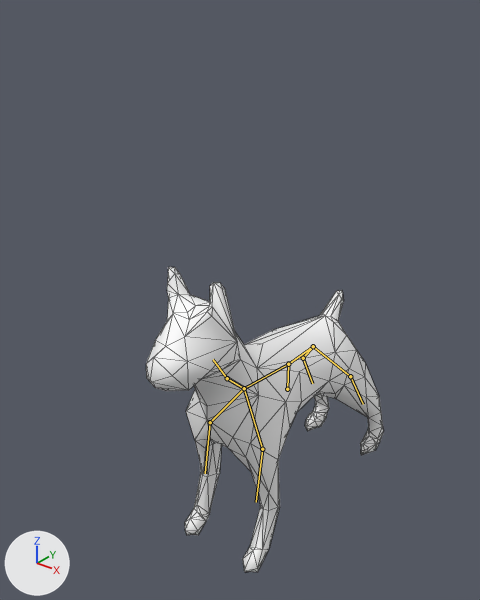
The FBX model GameData/models/enemies/dog.fbx, before and after one commit.
Both versions are drawn from a 50 mm camera at (1.43, -2.14, 2.28) aimed at (-0.13, -0.19, 1.07). The axes (+X, +Y, +Z) are drawn at lower left. The lights are the same throughout. The bones that bend it are drawn over the model as lines. Mesh edges are drawn as thin lines.

The first picture shows 'DOG'.
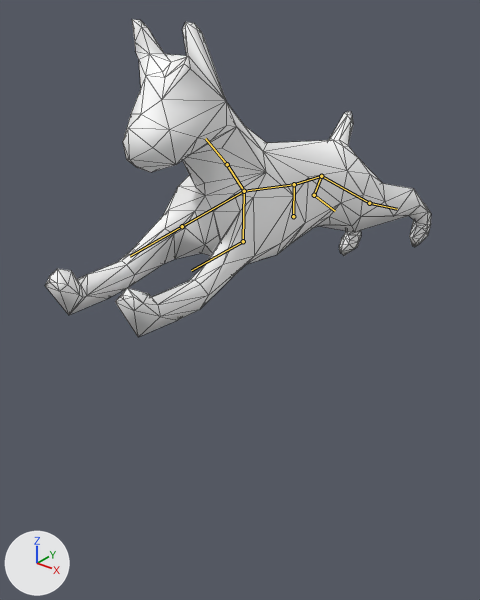
The newer file adds an action. The first version stands in its rest pose; the second is drawn at frame 10 of the action 'root|attack'.

Location of each change, [x1, y1, x2, y2] in pixels of the pictures (480 x 600 px):
'DOG', posed (63% wider)
    before: [146, 267, 383, 573]
    after: [45, 19, 431, 337]
bone 'Bone', root to tip
    before: (287, 389) to (288, 364)
    after: (293, 216) to (294, 184)
bone 'Bone.001', root to tip
    before: (288, 364) to (244, 388)
    after: (294, 184) to (244, 191)
bone 'Bone.002', root to tip
    before: (244, 388) to (262, 449)
    after: (244, 191) to (243, 241)
bone 'Bone.009', root to tip
    before: (262, 449) to (256, 502)
    after: (243, 241) to (191, 270)
bone 'Bone.003', root to tip
    before: (244, 388) to (210, 422)
    after: (244, 191) to (182, 226)
bone 'Bone.010', root to tip
    before: (210, 422) to (205, 473)
    after: (182, 226) to (130, 256)
bone 'Bone.011', root to tip
    before: (244, 388) to (227, 378)
    after: (244, 191) to (227, 164)
bone 'Bone.012', root to tip
    before: (227, 378) to (213, 359)
    after: (227, 164) to (205, 138)
bone 'Bone.004', root to tip
    before: (288, 364) to (313, 346)
    after: (294, 184) to (321, 176)
bone 'Bone.005', root to tip
    before: (313, 346) to (350, 376)
    after: (321, 176) to (369, 203)
bone 'Bone.007', root to tip
    before: (350, 376) to (363, 404)
    after: (369, 203) to (397, 209)
bone 'Bone.006', root to tip
    before: (313, 346) to (303, 358)
    after: (321, 176) to (314, 195)
bone 'Bone.008', root to tip
    before: (303, 358) to (312, 383)
    after: (314, 195) to (335, 211)

What changed in the scene script:
```text
Change bone_bone:
    where bone_bone = bpy.data.objects['root'].pose.bones['Bone']
    bone_bone.location: (0.0, 0.0, 0.0) -> (0.0, 72.4, 0.0)
    bone_bone.rotation_quaternion: (1.0, 0.0, 0.0, 0.0) -> (1.0, 0.022, 0.0, 0.0)  # degrees (0, 0, 0) -> degrees (3, 0, 0)
Change bone_bone_001:
    where bone_bone_001 = bpy.data.objects['root'].pose.bones['Bone.001']  # child of 'Bone'
    bone_bone_001.rotation_quaternion: (1.0, 0.0, 0.0, 0.0) -> (0.999, -0.044, 0.0, 0.0)  # degrees (0, 0, 0) -> degrees (-5, 0, 0)
Change bone_bone_002:
    where bone_bone_002 = bpy.data.objects['root'].pose.bones['Bone.002']  # child of 'Bone.001'
    bone_bone_002.rotation_quaternion: (1.0, 0.0, 0.0, 0.0) -> (0.932, -0.042, -0.202, 0.298)  # degrees (0, 0, 0) -> degrees (-12, -21, 38)
Change bone_bone_009:
    where bone_bone_009 = bpy.data.objects['root'].pose.bones['Bone.009']  # child of 'Bone.002'
    bone_bone_009.rotation_quaternion: (1.0, 0.0, 0.0, 0.0) -> (0.962, 0.001, 0.0, 0.274)  # degrees (0, 0, 0) -> degrees (0, 0, 32)
Change bone_bone_003:
    where bone_bone_003 = bpy.data.objects['root'].pose.bones['Bone.003']  # child of 'Bone.001'
    bone_bone_003.rotation_quaternion: (1.0, 0.0, 0.0, 0.0) -> (0.944, -0.038, 0.184, -0.272)  # degrees (0, 0, 0) -> degrees (-11, 19, -34)
Change bone_bone_010:
    where bone_bone_010 = bpy.data.objects['root'].pose.bones['Bone.010']  # child of 'Bone.003'
    bone_bone_010.rotation_quaternion: (1.0, 0.0, 0.0, 0.0) -> (0.961, 0.001, 0.0, -0.275)  # degrees (0, 0, 0) -> degrees (0, 0, -32)
Change bone_bone_011:
    where bone_bone_011 = bpy.data.objects['root'].pose.bones['Bone.011']  # child of 'Bone.001'
    bone_bone_011.rotation_quaternion: (1.0, 0.0, 0.0, 0.0) -> (0.999, -0.044, 0.0, 0.0)  # degrees (0, 0, 0) -> degrees (-5, 0, 0)
Change bone_bone_012:
    where bone_bone_012 = bpy.data.objects['root'].pose.bones['Bone.012']  # child of 'Bone.011'
    bone_bone_012.rotation_quaternion: (1.0, 0.0, 0.0, 0.0) -> (0.985, 0.172, 0.0, 0.0)  # degrees (0, 0, 0) -> degrees (20, 0, 0)
Change bone_bone_004:
    where bone_bone_004 = bpy.data.objects['root'].pose.bones['Bone.004']  # child of 'Bone'
    bone_bone_004.rotation_quaternion: (1.0, 0.0, 0.0, 0.0) -> (0.999, -0.044, 0.0, 0.0)  # degrees (0, 0, 0) -> degrees (-5, 0, 0)
Change bone_bone_005:
    where bone_bone_005 = bpy.data.objects['root'].pose.bones['Bone.005']  # child of 'Bone.004'
    bone_bone_005.rotation_quaternion: (1.0, 0.0, 0.0, 0.0) -> (0.987, 0.083, 0.084, 0.109)  # degrees (0, 0, 0) -> degrees (11, 9, 13)
Change bone_bone_007:
    where bone_bone_007 = bpy.data.objects['root'].pose.bones['Bone.007']  # child of 'Bone.005'
    bone_bone_007.rotation_quaternion: (1.0, 0.0, 0.0, 0.0) -> (0.977, 0.0, 0.013, 0.214)  # degrees (0, 0, 0) -> degrees (0, 1, 25)
Change bone_bone_006:
    where bone_bone_006 = bpy.data.objects['root'].pose.bones['Bone.006']  # child of 'Bone.004'
    bone_bone_006.rotation_quaternion: (1.0, 0.0, 0.0, 0.0) -> (0.992, 0.063, -0.065, -0.084)  # degrees (0, 0, 0) -> degrees (8, -7, -10)
Change bone_bone_008:
    where bone_bone_008 = bpy.data.objects['root'].pose.bones['Bone.008']  # child of 'Bone.006'
    bone_bone_008.rotation_quaternion: (1.0, 0.0, 0.0, 0.0) -> (0.99, 0.0, -0.008, -0.141)  # degrees (0, 0, 0) -> degrees (0, -1, -16)
```
